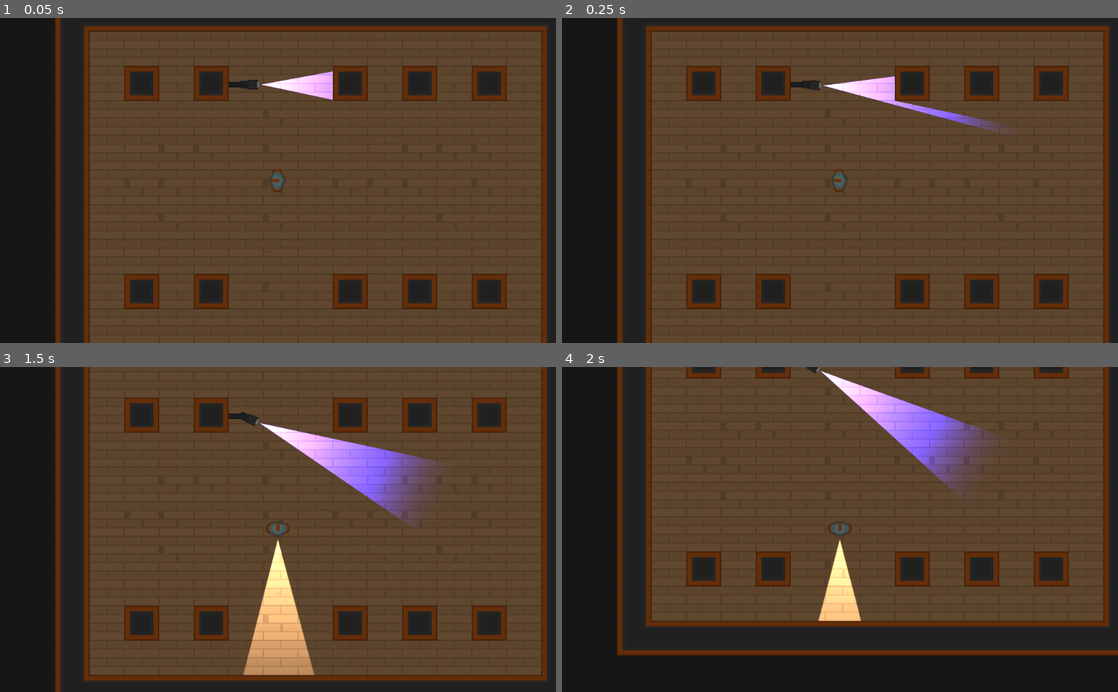
Above: before the commit, frames 1-4 (two rows, left to right).
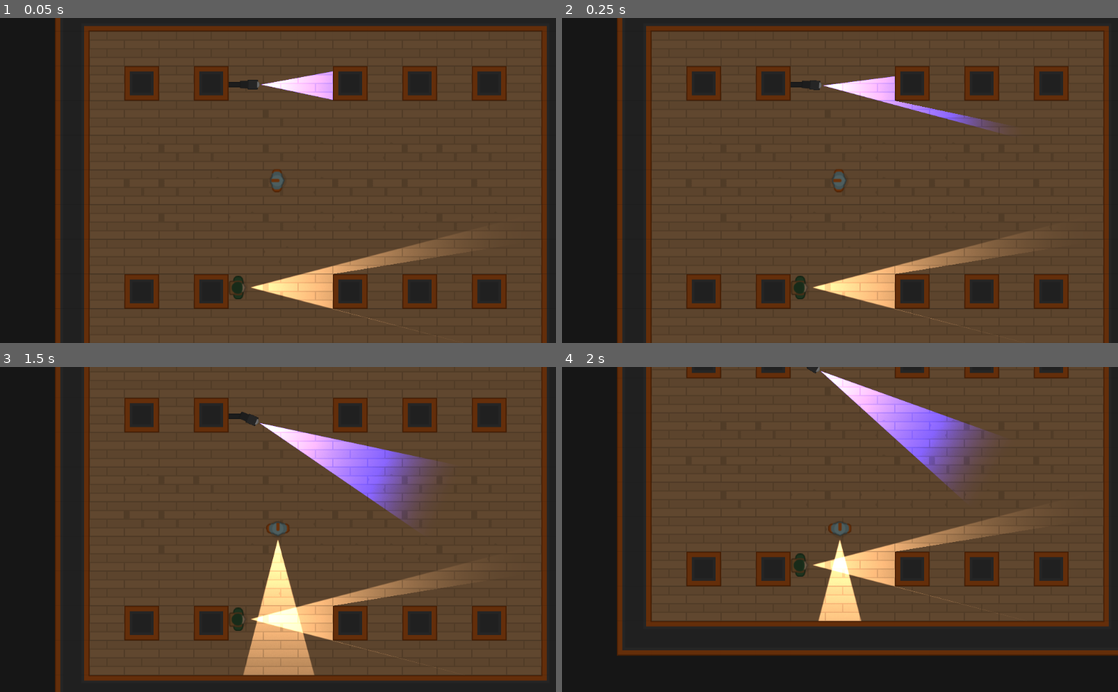
Above: after the commit, the same moments.

Repository: CharlExMachina/lab-escape
Game: Godot game, scene res://levels/TemplateLevel.tscn
Same seed, same stepped clock (60 frames per second), same inputs: the game is played once before the commit and once after it.
Inputs (mouse positions are in pixels of both pictures, inside the frame that each line leads up to):
- Up to frame 1 (0.05 s): no input
- Up to frame 2 (0.25 s): no input
- Up to frame 3 (1.5 s): move the mouse to (400, 513) at 0.52 s; hold D (move_right) 0.53-1.28 s; hold Right mouse button (aim) 0.53-1.28 s; move the mouse to (166, 545) at 1.27 s; hold S (move_down) from 1.28 s (still down); tap E (toggle_light) at 1.35 s
- Up to frame 4 (2 s): keep holding S (move_down)

The runs differ from the first frame. In frame 1, 2.1% of the frame differs, in the area x 41-82%, y 66-96%; in frame 2, 2.1%; in frame 3, 2.1%; in frame 4, 2.1%.

Commit message:
Refactored SecurityGuard script using the new signals made for PlayerDetection

Diff:
--- a/Lab Escape/characters/SecurityGuard.gd
+++ b/Lab Escape/characters/SecurityGuard.gd
@@ -1,16 +1,12 @@
 extends "res://characters/PlayerDetection.gd"
 
-
-# Declare member variables here. Examples:
-# var a: int = 2
-# var b: String = "text"
-
-
-# Called when the node enters the scene tree for the first time.
 func _ready() -> void:
 	pass # Replace with function body.
 
 
-# Called every frame. 'delta' is the elapsed time since the previous frame.
-#func _process(delta: float) -> void:
-#	pass
+func _on_SecurityGuard_player_on_fov() -> void:
+	$FovLight.color = Color(0.5, 0, 0)
+
+
+func _on_SecurityGuard_player_out_of_fov() -> void:
+	$FovLight.color = Color(1, 1, 1)
--- a/Lab Escape/characters/SecurityGuard.tscn
+++ b/Lab Escape/characters/SecurityGuard.tscn
@@ -5,10 +5,14 @@
 [ext_resource path="res://characters/EyesLight.tscn" type="PackedScene" id=3]
 [ext_resource path="res://characters/SecurityGuard.gd" type="Script" id=4]
 
-[node name="TemplateCharacter" instance=ExtResource( 1 )]
+[node name="SecurityGuard" instance=ExtResource( 1 )]
 script = ExtResource( 4 )
 
 [node name="Sprite" parent="." index="0"]
 texture = ExtResource( 2 )
 
-[node name="LampLight" parent="." index="3" instance=ExtResource( 3 )]
+[node name="FovLight" parent="." index="3" instance=ExtResource( 3 )]
+position = Vector2( 23.6419, -0.394936 )
+energy = 1.08
+[connection signal="player_on_fov" from="." to="." method="_on_SecurityGuard_player_on_fov"]
+[connection signal="player_out_of_fov" from="." to="." method="_on_SecurityGuard_player_out_of_fov"]
--- a/Lab Escape/levels/TemplateLevel.tscn
+++ b/Lab Escape/levels/TemplateLevel.tscn
@@ -1,8 +1,9 @@
-[gd_scene load_steps=4 format=2]
+[gd_scene load_steps=5 format=2]
 
 [ext_resource path="res://tiles/tiles.tres" type="TileSet" id=1]
 [ext_resource path="res://characters/Player.tscn" type="PackedScene" id=2]
 [ext_resource path="res://characters/SecurityCamera.tscn" type="PackedScene" id=3]
+[ext_resource path="res://characters/SecurityGuard.tscn" type="PackedScene" id=4]
 
 [node name="TemplateLevel" type="Node2D"]
 
@@ -29,3 +30,6 @@
 position = Vector2( -242.365, -1181.78 )
 
 [node name="Guards" type="Node" parent="."]
+
+[node name="SecurityGuard" parent="Guards" instance=ExtResource( 4 )]
+position = Vector2( -237.824, -806.898 )
